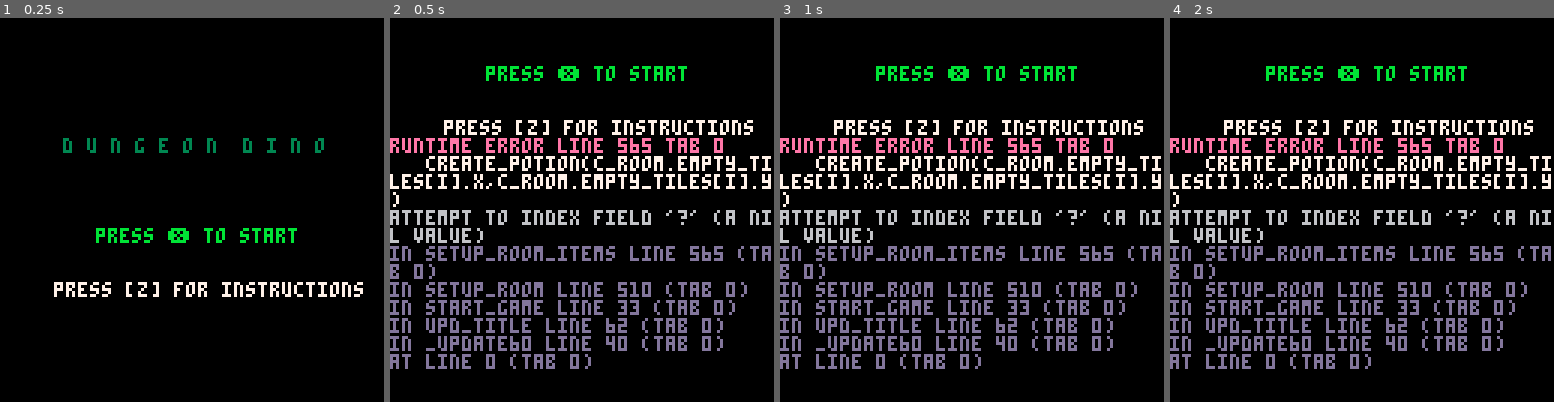
Above: before the commit, frames 1-4 (left to right).
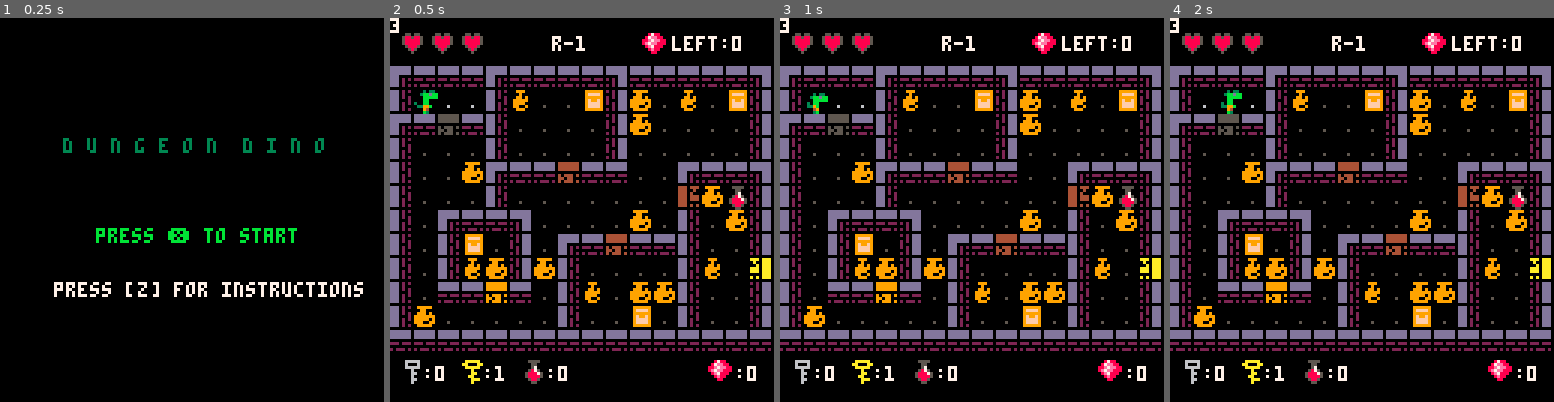
Above: after the commit, the same moments.

Repository: robotspacefish/dungeon_dino
Game: PICO-8 cartridge dungeon_dino.p8
Same seed, same stepped clock (60 frames per second), same inputs: the game is played once before the commit and once after it.
Inputs:
- Up to frame 1 (0.25 s): no input
- Up to frame 2 (0.5 s): tap X (X key) at 0.33 s
- Up to frame 3 (1 s): tap O (Z key) at 0.7 s
- Up to frame 4 (2 s): tap X (X key) at 1.07, 1.85 s; hold Right from 1.6 s (still down); tap O (Z key) at 1.7 s

Frame 1 is identical in both runs. In frame 2, 34% of the frame differs, in the area x 0-100%, y 0-96%; in frame 3, 34%; in frame 4, 34%.
Error before the commit: runtime error line 565 tab 0; create_potion(c_room.empty_tiles[i].x,c_room.empty_tiles[i].y); attempt to index field '?' (a nil value)

Commit message:
set room1 max potions back to 1

Diff:
--- a/dungeon_dino.p8
+++ b/dungeon_dino.p8
@@ -265,7 +265,7 @@
 --x,y,sx,sy,n,mh,mb,ch,lds
 function create_dungeon_layout()
 	--todo create more rooms efficiently
-	create_room(0,0,1,3,1,10,3,
+	create_room(0,0,1,3,1,1,3,
 													{{x=3,y=9},{x=8,y=3},{x=14,y=3},{x=10,y=12}},
 													{{x=7,y=6},{x=9,y=9},{x=12,y=7}})
 	create_room(16,0,17,3,2,1,3) --todo add chest & doors
